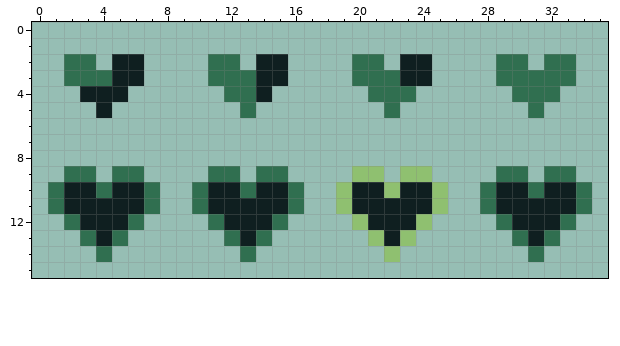
One commit to this pixel-art sprite: skylands-of-solarus/data/sprites/hud/hearts.png. Above is the file before it was changed.
The file is 36x16 pixels.
Now the later version:
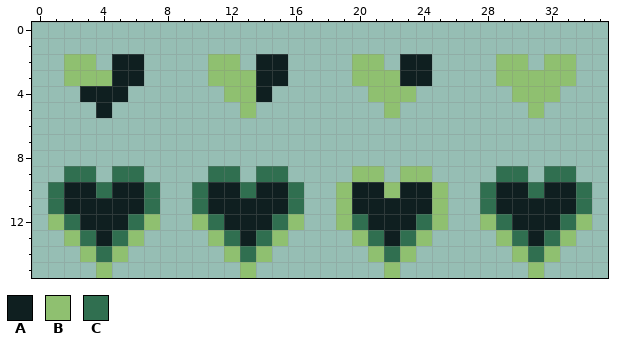
Palette (. is transparent): A #0f1f20  B #8fc070  C #306f50
From old to new:
@@ x 0..35 @@
  1 ....................................
- 2 ..CC.AA....CC.AA....CC.AA....CC.CC..
- 3 ..CCCAA....CCCAA....CCCAA....CCCCC..
- 4 ...AAA......CCA......CCC......CCC...
- 5 ....A........C........C........C....
+ 2 ..BB.AA....BB.AA....BB.AA....BB.BB..
+ 3 ..BBBAA....BBBAA....BBBAA....BBBBB..
+ 4 ...AAA......BBA......BBB......BBB...
+ 5 ....A........B........B........B....
  6 ....................................
@@ x 0..35 @@
 11 .CAAAAAC..CAAAAAC..BAAAAAB..CAAAAAC.
-12 ..CAAAC....CAAAC....BAAAB....CAAAC..
-13 ...CAC......CAC......BAB......CAC...
-14 ....C........C........B........C....
-15 ....................................
+12 .BCAAACB..BCAAACB..BCAAACB..BCAAACB.
+13 ..BCACB....BCACB....BCACB....BCACB..
+14 ...BCB......BCB......BCB......BCB...
+15 ....B........B........B........B....
Pixel boxes of the changes (left, top, right, bottom) in both pictures:
changed: (64, 54, 112, 86)
changed: (208, 54, 256, 118)
changed: (352, 54, 416, 118)
changed: (496, 54, 576, 118)
changed: (48, 214, 592, 278)
